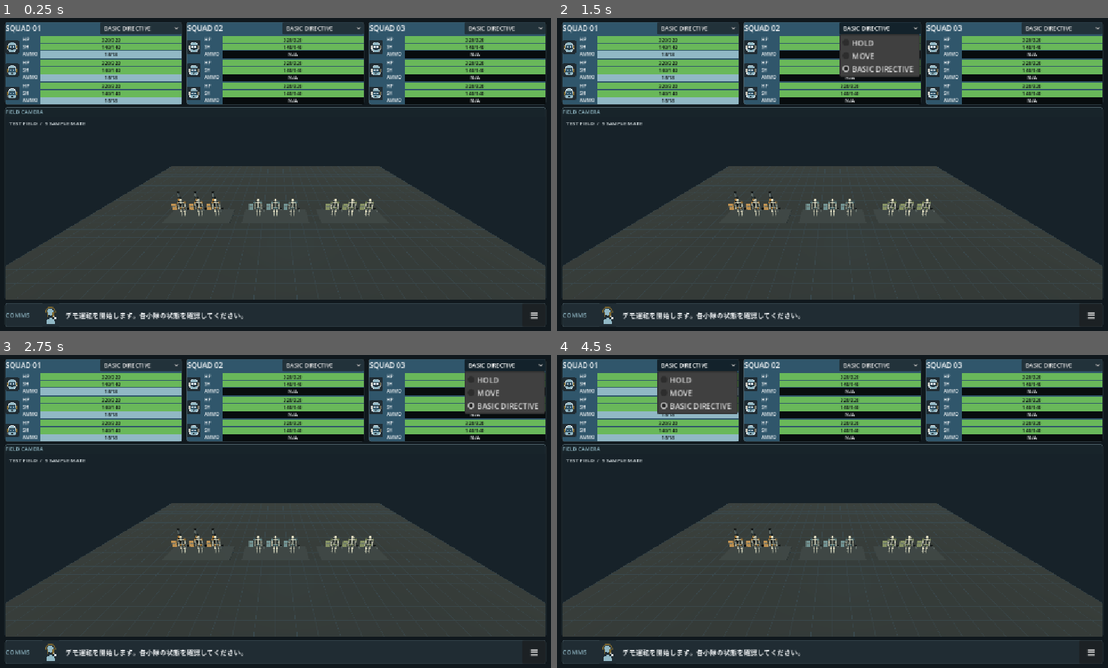
Above: before the commit, frames 1-4 (two rows, left to right).
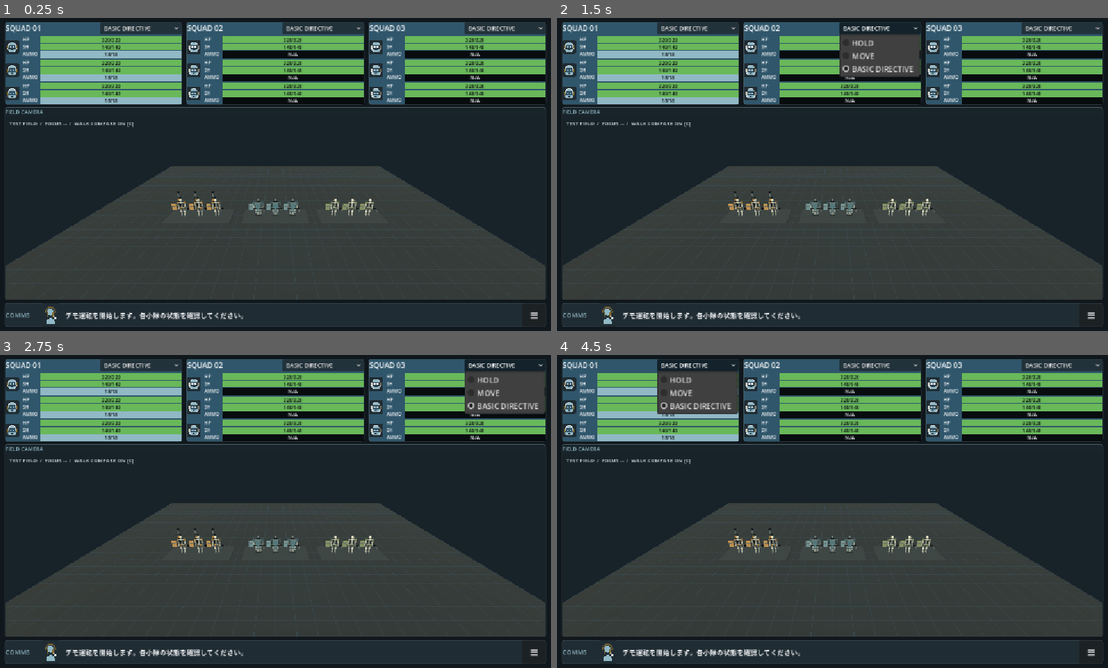
Above: after the commit, the same moments.

Repository: TakutoMiura/mate-prototype
Game: Godot game, scene res://Scenes/combat_hud.tscn
The game is run twice, just before and just after one commit, with the same random seed, the same clock (stepped at 60 frames per second) and the same inputs.
Inputs:
- Up to frame 1 (0.25 s): no input
- Up to frame 2 (1.5 s): click "BASIC DIRECTIVE" at 0.5 s; click "BASIC DIRECTIVE" at 1.25 s
- Up to frame 3 (2.75 s): click "BASIC DIRECTIVE" at 2 s
- Up to frame 4 (4.5 s): click "≡" at 2.75 s; click "×" at 3.5 s; click "BASIC DIRECTIVE" at 4.25 s

The runs differ from the first frame. In frame 1, 0.3% of the frame differs, in the area x 8-55%, y 33-64%; in frame 2, 0.3%; in frame 3, 0.3%; in frame 4, 0.3%.

Commit message:
feat: add WAW walking comparison model

Diff:
--- a/Scripts/UI/combat_hud.gd
+++ b/Scripts/UI/combat_hud.gd
@@ -125,6 +125,7 @@
 	viewport_container.add_child(viewport)
 	_test_field = TEST_FIELD_SCENE.instantiate() as TestField
 	_test_field.squad_selection_requested.connect(_on_squad_selected)
+	_test_field.walking_comparison_changed.connect(_on_walking_comparison_changed)
 	viewport.add_child(_test_field)
 	_test_field.prepare()
 	_unit_status_overlay = UNIT_STATUS_OVERLAY_SCRIPT.new() as UnitStatusOverlay
@@ -132,9 +133,9 @@
 	_unit_status_overlay.configure(_test_field)
 
 	_camera_status_label = Label.new()
-	_camera_status_label.text = "TEST FIELD  /  9 SAMPLE MATE"
+	_camera_status_label.text = "TEST FIELD  /  FOCUS --  /  WALK COMPARE ON [C]"
 	_camera_status_label.position = Vector2(8, 6)
-	_camera_status_label.size = Vector2(250, 22)
+	_camera_status_label.size = Vector2(390, 22)
 	_camera_status_label.add_theme_color_override("font_color", Color("#D7E0E3"))
 	_camera_status_label.add_theme_font_size_override("font_size", 11)
 	_camera_status_label.mouse_filter = Control.MOUSE_FILTER_IGNORE
@@ -163,12 +164,24 @@
 func _on_squad_selected(squad_number: int) -> void:
 	_selected_squad = squad_number
 	_refresh_squad_panels()
-	_camera_status_label.text = "CAMERA FOCUS  /  SQUAD %02d" % squad_number
+	_refresh_field_status()
 	if _test_field != null:
 		_test_field.focus_squad(squad_number)
 	if _unit_status_overlay != null and squad_number > 0 and squad_number <= _squads.size():
 		_unit_status_overlay.set_selected_squad(squad_number, _squads[squad_number - 1].members)
 	squad_focus_requested.emit(squad_number)
+
+
+func _on_walking_comparison_changed(enabled: bool) -> void:
+	_refresh_field_status()
+
+
+func _refresh_field_status() -> void:
+	if _camera_status_label == null:
+		return
+	var focus_text := "--" if _selected_squad <= 0 else "%02d" % _selected_squad
+	var compare_text := "ON" if _test_field == null or _test_field.walking_comparison_enabled else "OFF"
+	_camera_status_label.text = "TEST FIELD  /  FOCUS %s  /  WALK COMPARE %s [C]" % [focus_text, compare_text]
 
 
 func _on_order_requested(squad_number: int, order_id: String) -> void:
--- a/Scripts/World/mate_preview.gd
+++ b/Scripts/World/mate_preview.gd
@@ -1,5 +1,7 @@
 class_name MatePreview
 extends Node3D
+
+enum ModelStyle { SKELETON, WAW_BLOCK_FRAME }
 
 const FRAME_COLOR := Color("#303B40")
 const JOINT_COLOR := Color("#151C20")
@@ -14,8 +16,8 @@
 @export_range(0.8, 3.0, 0.1) var walking_stride_length := 1.8
 @export_range(0.5, 0.8, 0.01) var stance_ratio := 0.62
 @export_range(10.0, 40.0, 1.0) var leg_swing_degrees := 24.0
-@export_range(2.0, 18.0, 0.5) var pelvis_twist_degrees := 8.0
-@export_range(1.0, 1.8, 0.05) var torso_counter_ratio := 1.3
+@export_range(2.0, 18.0, 0.5) var pelvis_twist_degrees := 16.0
+@export_range(1.0, 1.8, 0.05) var torso_counter_ratio := 1.6
 @export_range(0.0, 0.15, 0.005) var lateral_weight_shift := 0.07
 @export_range(0.0, 0.08, 0.002) var contact_dip := 0.035
 @export_range(0.0, 5.0, 0.25) var arm_inertia_degrees := 2.5
@@ -25,6 +27,7 @@
 var _unit_state: Resource
 var _loadout: MateLoadout
 var _catalog: EquipmentCatalog
+var _model_style := ModelStyle.SKELETON
 var _status_bounds_corners: Array[Vector3] = []
 var _pelvis_rig: Node3D
 var _upper_body_rig: Node3D
@@ -42,11 +45,17 @@
 var _gait_rate := 0.0
 
 
-func configure(unit_state: Resource, catalog: EquipmentCatalog, accent_color: Color) -> void:
+func configure(
+	unit_state: Resource,
+	catalog: EquipmentCatalog,
+	accent_color: Color,
+	model_style: ModelStyle = ModelStyle.SKELETON
+) -> void:
 	_unit_state = unit_state
 	_loadout = unit_state.get("loadout") as MateLoadout if unit_state != null else null
 	_catalog = catalog
 	_accent_color = accent_color
+	_model_style = model_style
 	_build_model()
 
 
@@ -90,11 +99,12 @@
 	_left_shin.rotation.x = left_pose.y * blend
 	_left_foot.rotation.x = left_pose.z * blend
 
-	# The pelvis counters the leading leg; the chest then counters the pelvis.
+	# UpperBodyRig is parented to PelvisRig. Cancel the inherited pelvis yaw first,
+	# then apply the requested counter rotation as a visible world-space angle.
 	var counter_signal := sin(phase)
 	var pelvis_yaw := -counter_signal * pelvis_twist
 	_pelvis_rig.rotation.y = pelvis_yaw * blend
-	_upper_body_rig.rotation.y = -pelvis_yaw * torso_counter_ratio * blend
+	_upper_body_rig.rotation.y = -pelvis_yaw * (1.0 + torso_counter_ratio) * blend
 	var support_side := cos(phase)
 	_pelvis_rig.position = Vector3(
 		support_side * lateral_weight_shift * blend,
@@ -164,22 +174,25 @@
 
 
 func _build_skeleton() -> void:
-	# A deliberately exposed, high-contrast rig makes the gait readable at field scale.
+	# Both silhouettes use this same articulated rig and gait controller.
 	_pelvis_rig = Node3D.new()
 	_pelvis_rig.name = "PelvisRig"
 	_pelvis_rig.position.y = PELVIS_HEIGHT
 	add_child(_pelvis_rig)
-	_add_bone(_pelvis_rig, "pelvis_bar", 0.58, Vector3(0, -0.02, 0), Vector3(0, 0, PI * 0.5))
+	if _model_style == ModelStyle.SKELETON:
+		_add_bone(_pelvis_rig, "pelvis_bar", 0.58, Vector3(0, -0.02, 0), Vector3(0, 0, PI * 0.5))
+	else:
+		_add_box_to(_pelvis_rig, "waist_housing", Vector3(0.62, 0.28, 0.46), Vector3(0, -0.02, 0), FRAME_COLOR)
+		_add_box_to(_pelvis_rig, "waist_front_plate", Vector3(0.48, 0.22, 0.12), Vector3(0, -0.02, 0.28), _accent_color.darkened(0.15))
 
 	_upper_body_rig = Node3D.new()
 	_upper_body_rig.name = "UpperBodyRig"
 	_upper_body_rig.position.y = 0.02
 	_pelvis_rig.add_child(_upper_body_rig)
-	_add_bone(_upper_body_rig, "spine", 0.78, Vector3(0, 0.45, 0))
-	_add_bone(_upper_body_rig, "shoulder_bar", 1.05, Vector3(0, 0.92, 0), Vector3(0, 0, PI * 0.5))
-	_add_joint(_upper_body_rig, "chest_joint", Vector3(0, 0.90, 0), 0.17)
-	_add_bone(_upper_body_rig, "neck", 0.23, Vector3(0, 1.05, 0))
-	_add_joint(_upper_body_rig, "head", Vector3(0, 1.27, 0), 0.22, BONE_HIGHLIGHT)
+	if _model_style == ModelStyle.SKELETON:
+		_build_skeleton_torso()
+	else:
+		_build_waw_torso()
 
 	_left_leg = _create_leg(_pelvis_rig, -1.0, "LeftLeg")
 	_right_leg = _create_leg(_pelvis_rig, 1.0, "RightLeg")
@@ -189,6 +202,44 @@
 	_right_foot = _right_shin.get_node("FootRig") as Node3D
 	_left_arm = _create_arm(_upper_body_rig, -1.0, "LeftArm")
 	_right_arm = _create_arm(_upper_body_rig, 1.0, "RightArm")
+	if _model_style == ModelStyle.WAW_BLOCK_FRAME:
+		_build_waw_arms()
+
+
+func _build_skeleton_torso() -> void:
+	# Preserve the existing first-squad skeleton silhouette.
+	_add_bone(_upper_body_rig, "spine", 0.78, Vector3(0, 0.45, 0))
+	_add_bone(_upper_body_rig, "shoulder_bar", 1.05, Vector3(0, 0.92, 0), Vector3(0, 0, PI * 0.5))
+	_add_joint(_upper_body_rig, "chest_joint", Vector3(0, 0.90, 0), 0.17)
+	_add_bone(_upper_body_rig, "neck", 0.23, Vector3(0, 1.05, 0))
+	_add_joint(_upper_body_rig, "head", Vector3(0, 1.27, 0), 0.22, BONE_HIGHLIGHT)
+
+
+func _build_waw_torso() -> void:
+	# Broad, forward-set chest and small head create a compact WAW-like silhouette.
+	_add_box_to(_upper_body_rig, "thorax_frame", Vector3(0.68, 0.78, 0.42), Vector3(0, 0.60, -0.02), FRAME_COLOR)
+	_add_box_to(_upper_body_rig, "chest_block", Vector3(0.94, 0.78, 0.56), Vector3(0, 0.70, 0.20), METAL_COLOR)
+	_add_box_to(_upper_body_rig, "projecting_chest_plate", Vector3(0.82, 0.56, 0.42), Vector3(0, 0.72, 0.59), _accent_color.darkened(0.12))
+	_add_box_to(_upper_body_rig, "chest_reinforcement", Vector3(0.68, 0.10, 0.08), Vector3(0, 0.45, 0.82), _accent_color)
+	_add_box_to(_upper_body_rig, "collar_frame", Vector3(0.54, 0.18, 0.38), Vector3(0, 1.05, 0.02), JOINT_COLOR)
+	_add_box_to(_upper_body_rig, "head_mount", Vector3(0.20, 0.22, 0.20), Vector3(0, 1.19, 0), FRAME_COLOR)
+	_add_box_to(_upper_body_rig, "small_head", Vector3(0.25, 0.22, 0.25), Vector3(0, 1.34, 0.07), METAL_COLOR)
+	_add_box_to(_upper_body_rig, "head_sensor", Vector3(0.14, 0.045, 0.025), Vector3(0, 1.35, 0.202), VISOR_COLOR)
+	_add_box_to(_upper_body_rig, "shoulder_bridge", Vector3(1.14, 0.18, 0.32), Vector3(0, 0.98, -0.04), FRAME_COLOR)
+	for side in [-1.0, 1.0]:
+		_add_box_to(_upper_body_rig, "shoulder_mount", Vector3(0.34, 0.40, 0.38), Vector3(side * 0.62, 0.83, 0), _accent_color.darkened(0.22))
+		_add_box_to(_upper_body_rig, "chest_side_guard", Vector3(0.16, 0.60, 0.42), Vector3(side * 0.53, 0.65, 0.24), FRAME_COLOR)
+
+
+func _build_waw_arms() -> void:
+	for arm in [_left_arm, _right_arm]:
+		_add_box_to(arm, "upper_support_frame", Vector3(0.24, 0.48, 0.24), Vector3(0, -0.25, 0), FRAME_COLOR)
+		_add_box_to(arm, "forearm_support_frame", Vector3(0.28, 0.42, 0.28), Vector3(0, -0.74, 0.03), METAL_COLOR)
+		_add_box_to(arm, "wrist_mount", Vector3(0.24, 0.15, 0.24), Vector3(0, -0.99, 0.02), JOINT_COLOR)
+		_add_joint(arm, "elbow_axle", Vector3(0, -0.51, 0), 0.11, JOINT_COLOR)
+		for side in [-1.0, 1.0]:
+			_add_box_to(arm, "upper_hydraulic_link", Vector3(0.065, 0.44, 0.08), Vector3(side * 0.15, -0.25, -0.08), BONE_HIGHLIGHT)
+			_add_box_to(arm, "forearm_rail", Vector3(0.065, 0.38, 0.08), Vector3(side * 0.16, -0.74, -0.08), BONE_COLOR)
 
 
 func _create_leg(parent: Node3D, side: float, rig_name: String) -> Node3D:
@@ -196,20 +247,36 @@
 	hip.name = rig_name
 	hip.position = Vector3(side * 0.25, 0.0, 0)
 	parent.add_child(hip)
-	_add_joint(hip, "HipJoint", Vector3.ZERO, JOINT_RADIUS, _accent_color)
-	_add_bone(hip, "UpperLegBone", 0.61, Vector3(0, -0.31, 0))
-	_add_joint(hip, "KneeJoint", Vector3(0, -0.62, 0), JOINT_RADIUS)
+	if _model_style == ModelStyle.SKELETON:
+		_add_joint(hip, "HipJoint", Vector3.ZERO, JOINT_RADIUS, _accent_color)
+		_add_bone(hip, "UpperLegBone", 0.61, Vector3(0, -0.31, 0))
+		_add_joint(hip, "KneeJoint", Vector3(0, -0.62, 0), JOINT_RADIUS)
+	else:
+		_add_box_to(hip, "hip_socket", Vector3(0.30, 0.22, 0.32), Vector3(0, -0.04, 0), FRAME_COLOR)
+		_add_box_to(hip, "thigh_strut", Vector3(0.22, 0.54, 0.26), Vector3(0, -0.32, 0.02), METAL_COLOR)
+		_add_box_to(hip, "knee_housing", Vector3(0.32, 0.18, 0.32), Vector3(0, -0.62, 0.02), _accent_color.darkened(0.10))
+		for rail_side in [-1.0, 1.0]:
+			_add_box_to(hip, "thigh_guide", Vector3(0.07, 0.48, 0.09), Vector3(rail_side * 0.15, -0.31, 0.12), BONE_HIGHLIGHT)
 	var shin := Node3D.new()
 	shin.name = "LowerLeg"
 	shin.position = Vector3(0, -0.62, 0)
 	hip.add_child(shin)
-	_add_bone(shin, "LowerLegBone", 0.56, Vector3(0, -0.28, 0))
-	_add_joint(shin, "AnkleJoint", Vector3(0, -0.56, 0), 0.095)
+	if _model_style == ModelStyle.SKELETON:
+		_add_bone(shin, "LowerLegBone", 0.56, Vector3(0, -0.28, 0))
+		_add_joint(shin, "AnkleJoint", Vector3(0, -0.56, 0), 0.095)
+	else:
+		_add_box_to(shin, "shin_strut", Vector3(0.20, 0.50, 0.22), Vector3(0, -0.28, 0), METAL_COLOR)
+		_add_box_to(shin, "ankle_housing", Vector3(0.26, 0.14, 0.26), Vector3(0, -0.55, 0), FRAME_COLOR)
+		for rail_side in [-1.0, 1.0]:
+			_add_box_to(shin, "shin_guide", Vector3(0.065, 0.46, 0.08), Vector3(rail_side * 0.13, -0.28, 0.11), BONE_HIGHLIGHT)
 	var foot := Node3D.new()
 	foot.name = "FootRig"
 	foot.position = Vector3(0, -0.56, 0)
 	shin.add_child(foot)
-	_add_bone(foot, "FootBone", 0.32, Vector3(0, 0.0, 0.12), Vector3(PI * 0.5, 0, 0))
+	if _model_style == ModelStyle.SKELETON:
+		_add_bone(foot, "FootBone", 0.32, Vector3(0, 0.0, 0.12), Vector3(PI * 0.5, 0, 0))
+	else:
+		_add_box_to(foot, "foot_plate", Vector3(0.42, 0.12, 0.55), Vector3(0, 0, 0.16), FRAME_COLOR)
 	return hip
 
 
@@ -218,11 +285,15 @@
 	shoulder.name = rig_name
 	shoulder.position = Vector3(side * 0.52, 0.91, 0)
 	parent.add_child(shoulder)
-	_add_joint(shoulder, "ShoulderJoint", Vector3.ZERO, 0.15, _accent_color)
-	_add_bone(shoulder, "UpperArmBone", 0.49, Vector3(0, -0.25, 0))
-	_add_joint(shoulder, "ElbowJoint", Vector3(0, -0.51, 0), 0.11)
-	_add_bone(shoulder, "ForearmBone", 0.45, Vector3(0, -0.75, 0))
-	_add_joint(shoulder, "HandJoint", Vector3(0, -0.98, 0), 0.10, BONE_HIGHLIGHT)
+	if _model_style == ModelStyle.SKELETON:
+		_add_joint(shoulder, "ShoulderJoint", Vector3.ZERO, 0.15, _accent_color)
+		_add_bone(shoulder, "UpperArmBone", 0.49, Vector3(0, -0.25, 0))
+		_add_joint(shoulder, "ElbowJoint", Vector3(0, -0.51, 0), 0.11)
+		_add_bone(shoulder, "ForearmBone", 0.45, Vector3(0, -0.75, 0))
+		_add_joint(shoulder, "HandJoint", Vector3(0, -0.98, 0), 0.10, BONE_HIGHLIGHT)
+	else:
+		_add_joint(shoulder, "shoulder_axle", Vector3.ZERO, 0.14, _accent_color)
+		_add_box_to(shoulder, "wrist_clamp", Vector3(0.22, 0.16, 0.24), Vector3(0, -0.98, 0.02), _accent_color)
 	return shoulder
 
 
--- a/Scripts/World/test_field.gd
+++ b/Scripts/World/test_field.gd
@@ -3,6 +3,7 @@
 
 signal squad_selection_requested(squad_number: int)
 signal view_changed
+signal walking_comparison_changed(enabled: bool)
 
 const MATE_UNIT_STATE_SCRIPT := preload("res://Scripts/Data/mate_unit_state.gd")
 const SQUAD_COLORS := [Color("#D39B4C"), Color("#6A9AA9"), Color("#879C68")]
@@ -42,6 +43,7 @@
 var _camera_distance := 0.0
 var _follow_squad_number := 0
 var _selected_squad_number := 0
+var walking_comparison_enabled := true
 var _is_rotating := false
 var _continuous_rendering := false
 var _squad_centers: Array[Vector3] = []
@@ -229,10 +231,17 @@
 	var ground_point: Variant = Plane(Vector3.UP, 0.0).intersects_ray(ray_origin, ray_direction)
 	if ground_point == null:
 		return false
-	var route: Array = _squad_waypoints[_selected_squad_number - 1]
-	if not append:
-		route.clear()
-	route.append(Vector3(ground_point.x, 0.0, ground_point.z))
+	var selected_index := _selected_squad_number - 1
+	var selected_point := get_squad_point(_selected_squad_number)
+	var targets: Array[int] = [selected_index]
+	if walking_comparison_enabled and selected_index < 2:
+		targets = [0, 1]
+	for target_index in targets:
+		var route: Array = _squad_waypoints[target_index]
+		if not append:
+			route.clear()
+		var translation := get_squad_point(target_index + 1) - selected_point
+		route.append(Vector3(ground_point.x + translation.x, 0.0, ground_point.z + translation.z))
 	_refresh_waypoint_visual()
 	_set_continuous_rendering(true)
 	return true
@@ -428,6 +437,10 @@
 	elif Input.is_action_just_pressed("select_squad_3"):
 		squad_selection_requested.emit(3)
 		get_viewport().set_input_as_handled()
+	if Input.is_action_just_pressed("toggle_walking_comparison"):
+		walking_comparison_enabled = not walking_comparison_enabled
+		walking_comparison_changed.emit(walking_comparison_enabled)
+		get_viewport().set_input_as_handled()
 	if Input.is_action_just_pressed("camera_focus_selected"):
 		if _selected_squad_number > 0:
 			follow_squad(_selected_squad_number)
@@ -513,6 +526,7 @@
 	_register_key_action("camera_pan_right", KEY_D)
 	_register_key_action("camera_focus_selected", KEY_F)
 	_register_key_action("camera_reset", KEY_HOME)
+	_register_key_action("toggle_walking_comparison", KEY_C)
 	_register_key_action("select_squad_1", KEY_1)
 	_register_key_action("select_squad_2", KEY_2)
 	_register_key_action("select_squad_3", KEY_3)
@@ -659,7 +673,8 @@
 			mate.configure(
 				unit_state,
 				equipment_catalog,
-				SQUAD_COLORS[squad_index]
+				SQUAD_COLORS[squad_index],
+				MatePreview.ModelStyle.WAW_BLOCK_FRAME if squad_index == 1 else MatePreview.ModelStyle.SKELETON
 			)
 			mate.position = Vector3(
 				squad_center.x + (mate_index - 1) * MATE_SPACING,
Not shown, changed: Documents/ACCEPTANCE_TESTS.md
Not shown, changed: Documents/WALK_MOTION_SPEC.md
Not shown, changed: README.md
